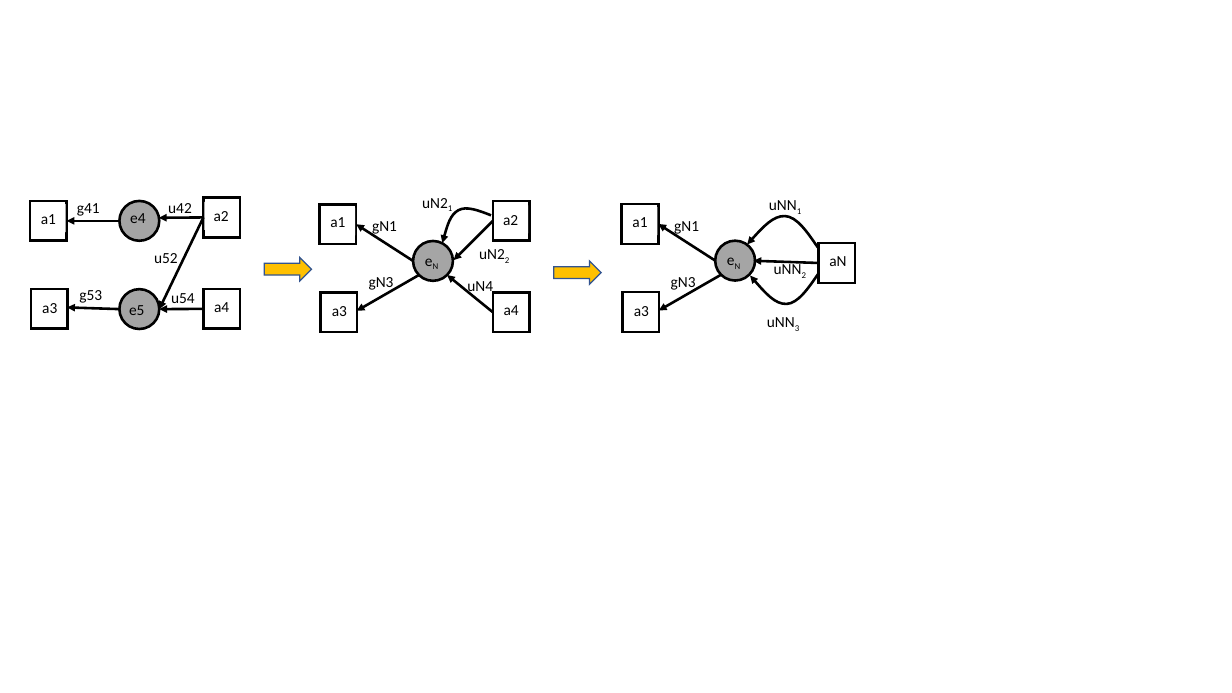
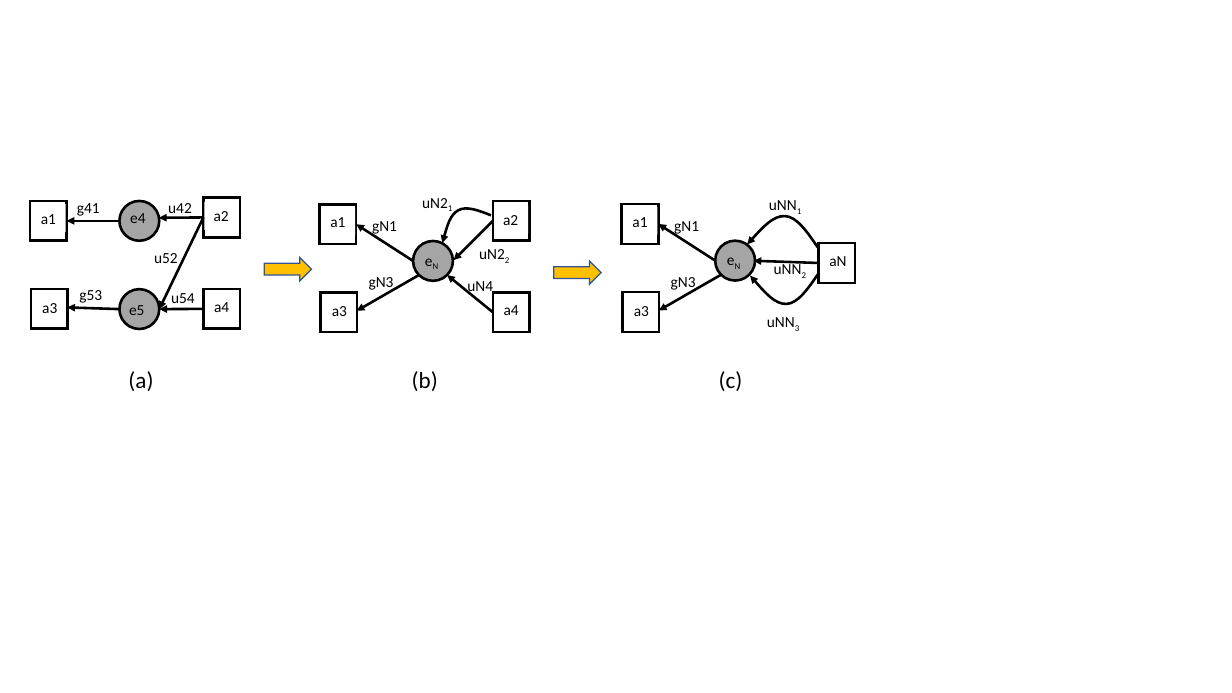
Before and after one commit to PaoloMissier/CEM-DIT, a slide deck: slide 1 of FGCS-2019/reworked-e4-e5.pptx. Drawn at 1232x693 pixels with LibreOffice and Linux fonts; fonts in the diff are those of the drawing. Boxes give left, top, right and bottom in pixels: in the first picture for what was removed or moved away, otherwise in the second. Text is boxed around its words. In the diff, an @@ line names an element or a change of style, - is before the commit and + after.

```diff
--- a/FGCS-2019/reworked-e4-e5.pptx
+++ b/FGCS-2019/reworked-e4-e5.pptx
@@ text added at [128, 371, 153, 391], 18 pt, text #000000 @@
+(a)
@@ text added at [412, 371, 438, 391], 18 pt, text #000000 @@
+(b)
@@ text added at [719, 371, 743, 391], 18 pt, text #000000 @@
+(c)
```
Also in this commit, not shown: 8 other files.
